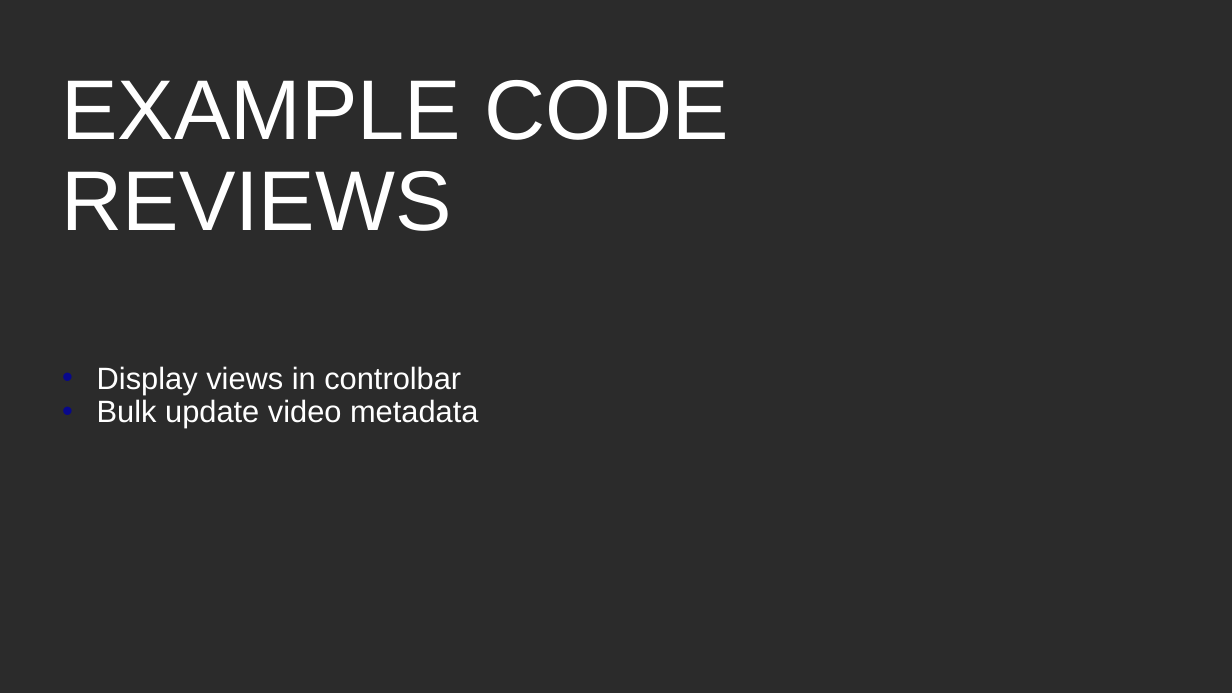
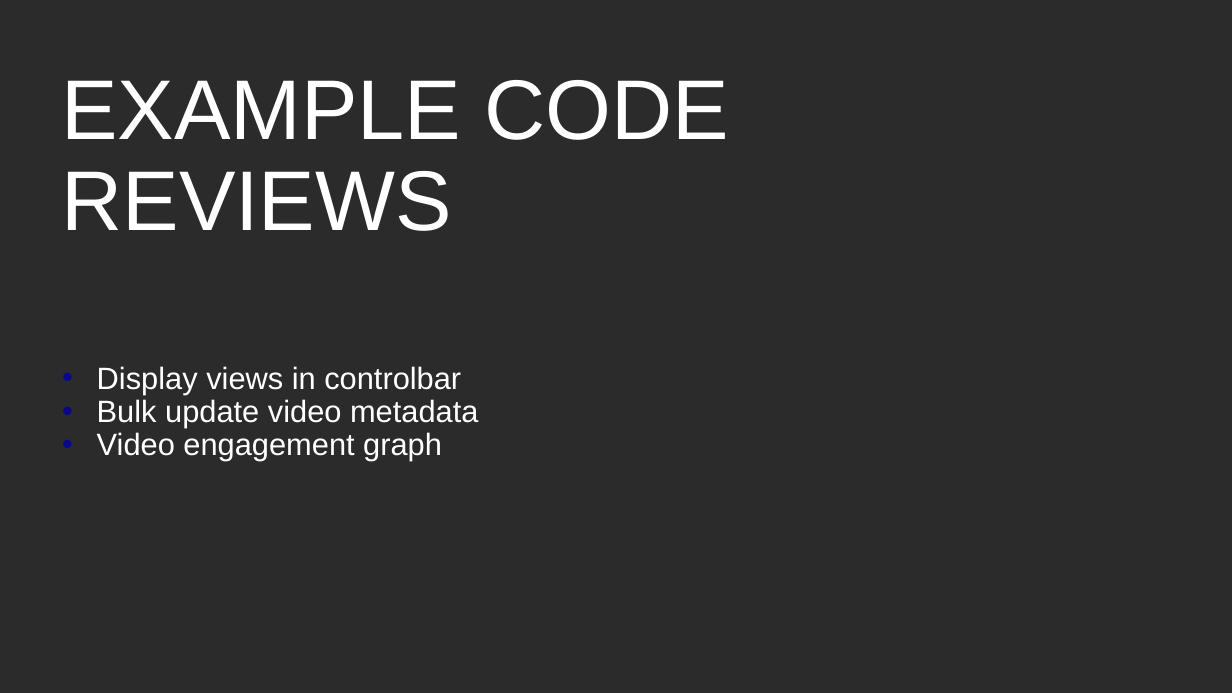
Before and after one commit to BrightcoveLearning/BCL-LearningSamples, a slide deck: slide 20 of PLAYTV2020/matt-boles-video.pptx. Drawn at 1232x693 pixels with LibreOffice and Linux fonts; fonts in the diff are those of the drawing; background and template pictures are left out; a plain dark background stands for a picture behind light text. Boxes give left, top, right and bottom in pixels: in the first picture for what was removed or moved away, otherwise in the second. Text is boxed around its words. In the diff, an @@ line names an element or a change of style, - is before the commit and + after.

```diff
--- a/PLAYTV2020/matt-boles-video.pptx
+++ b/PLAYTV2020/matt-boles-video.pptx
@@ text at [97,432,442,461]: paragraph added @@
+• Video engagement graph
```
Also in this commit, not shown: 5 other slides changed.
